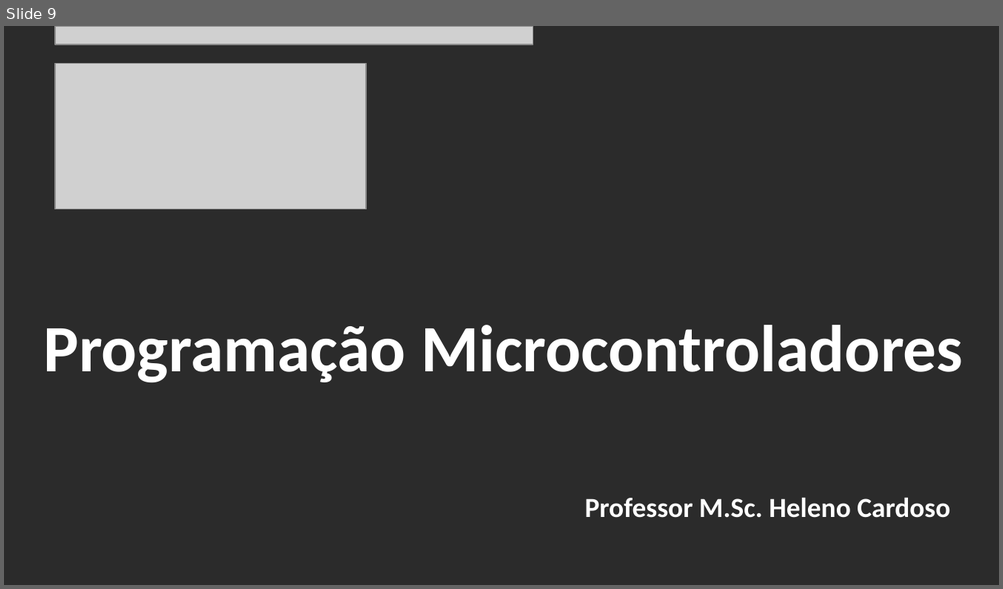
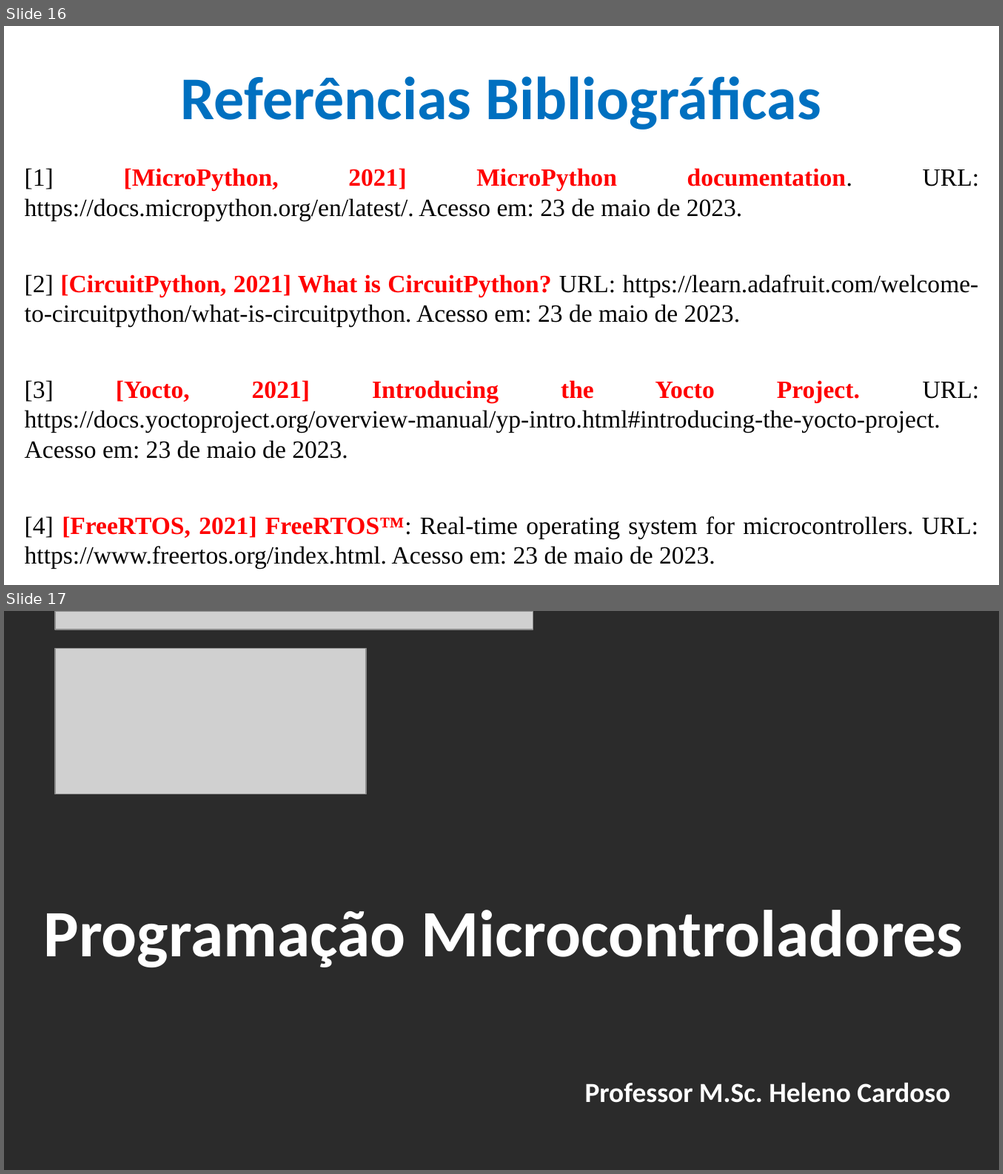
Before and after one commit to CloudEducationBrazil/WydenArea1ProgramacaoMicrocontroladores, a slide deck: 01 Classes/Aula 09 - Programação Microcontroladores - Projetos com Microcontroladores Limitações.pptx. Shown one above the other, each under a label of ours: slide 9 before the commit, slides 16 and 17 after it. The pictures are 1003x589 and 1003x1174 pixels, drawn with LibreOffice and Linux fonts; fonts in the diff are those of the drawing; grey boxes stand for pictures; background and template pictures are left out; a plain dark background stands for a picture behind light text. Boxes give left, top, right and bottom in pixels: in the first picture for what was removed or moved away, otherwise in the second. Text is boxed around its words. In the diff, an @@ line names an element or a change of style, - is before the commit and + after.

Commit message:
Aulas 08, 09 e 10 Microcontroladorers 23maio2023

```diff
--- a/01 Classes/Aula 09 - Programação Microcontroladores - Projetos com Microcontroladores Limitações.pptx
+++ b/01 Classes/Aula 09 - Programação Microcontroladores - Projetos com Microcontroladores Limitações.pptx
@@ slide 16 added at [4, 26, 999, 585], background picture (left out) @@
@@ title added at [181, 76, 821, 130], 44 pt, text #0070C0, bold @@
+Referências Bibliográficas
@@ text added at [25, 168, 979, 569], 18 pt, text #000000 @@
+[1] [MicroPython, 2021] MicroPython documentation. URL: https://docs.micropython.org/en/latest/. Acesso em: 23 de maio de 2023.
+[2] [CircuitPython, 2021] What is CircuitPython? URL: https://learn.adafruit.com/welcome-to-circuitpython/what-is-circuitpython. Acesso em: 23 de maio de 2023.
+[3] [Yocto, 2021] Introducing the Yocto Project. URL: https://docs.yoctoproject.org/overview-manual/yp-intro.html#introducing-the-yocto-project. Acesso em: 23 de maio de 2023.
+[4] [FreeRTOS, 2021] FreeRTOS™: Real-time operating system for microcontrollers. URL: https://www.freertos.org/index.html. Acesso em: 23 de maio de 2023.
@@ what was slide 9 is now slide 17 @@
```
Also in this commit, not shown: 5 slides changed, 9 other slides added, 2 slides removed, 4 other files.
